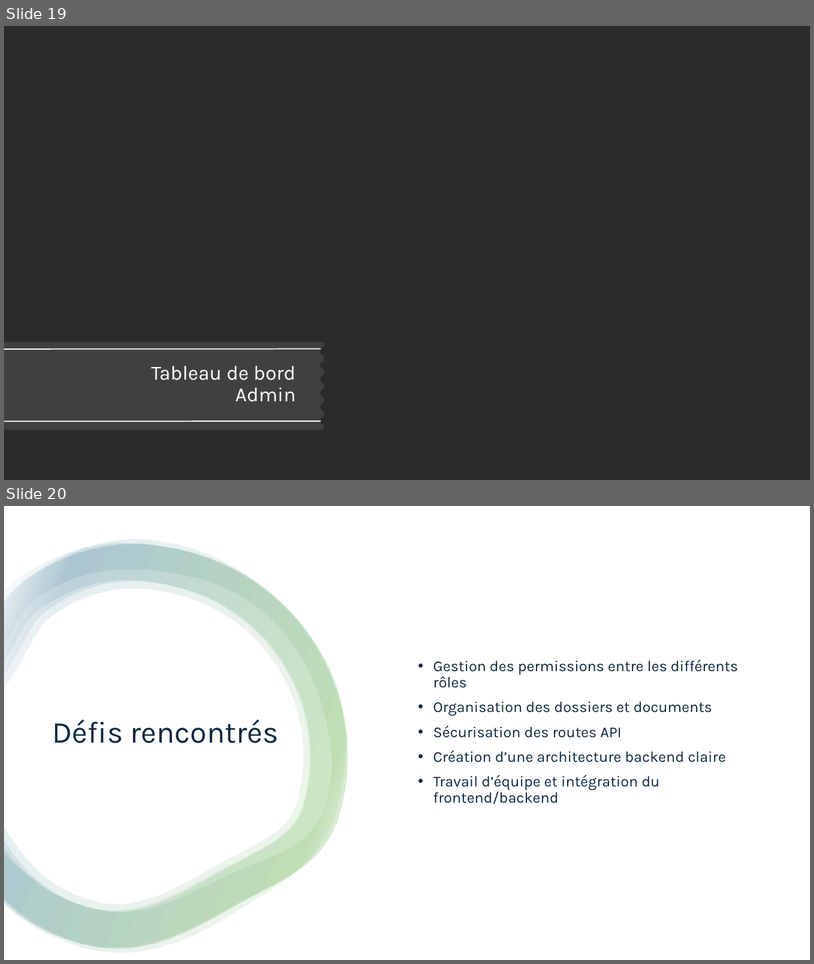
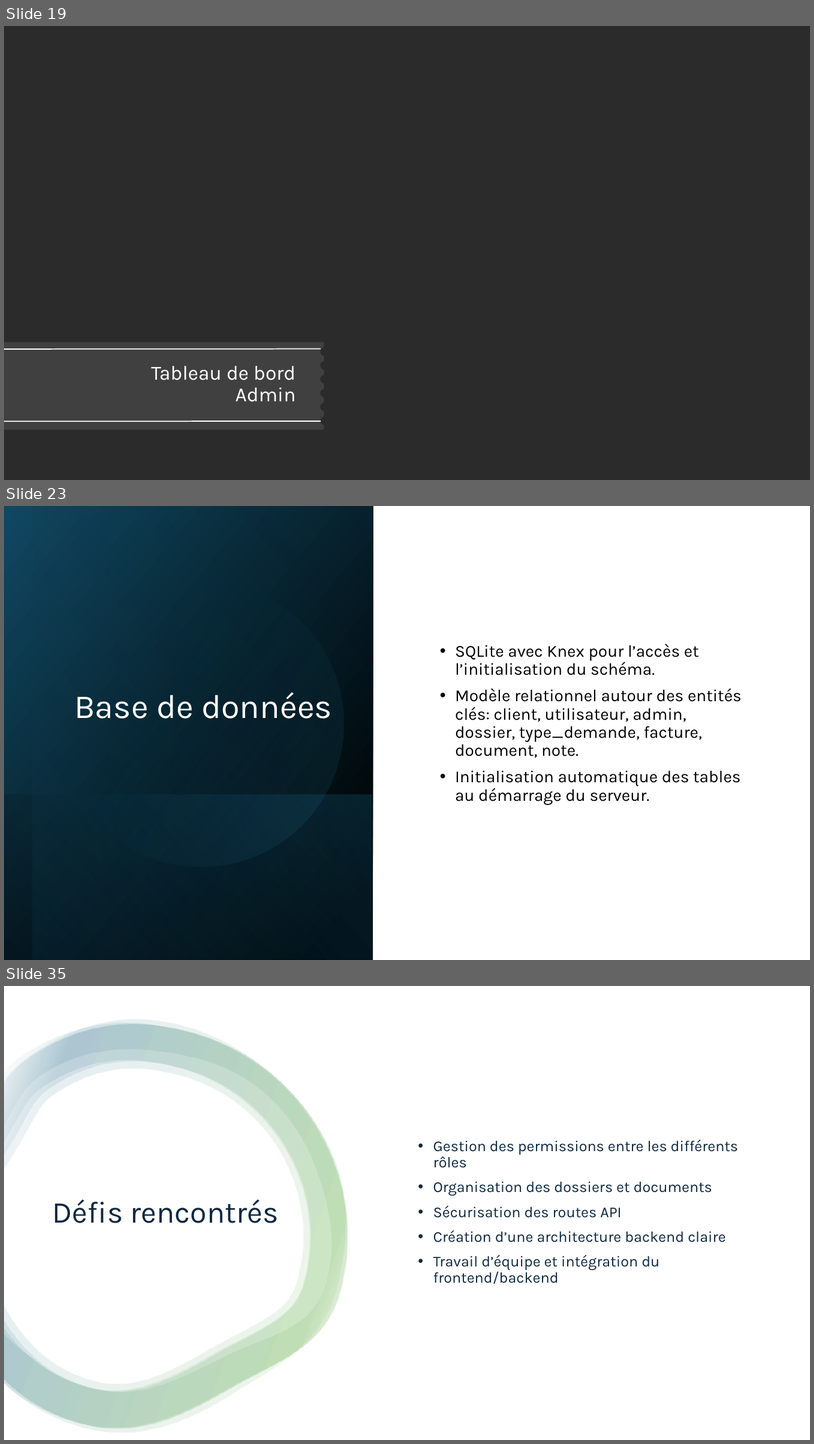
Before and after one commit to xpelletier07/Projet_Site_Immigration, a slide deck: Mandats/Mandat_3/Présentation.pptx. Shown one above the other, each under a label of ours: slides 19 and 20 before the commit, slides 19, 23 and 35 after it; the slides between them are not shown. The pictures are 814x964 and 814x1444 pixels, drawn with LibreOffice and Linux fonts; fonts in the diff are those of the drawing; background and template pictures are left out; a plain dark background stands for a picture behind light text. Boxes give left, top, right and bottom in pixels: in the first picture for what was removed or moved away, otherwise in the second. Text is boxed around its words. In the diff, an @@ line names an element or a change of style, - is before the commit and + after.

```diff
--- a/Mandats/Mandat_3/Présentation.pptx
+++ b/Mandats/Mandat_3/Présentation.pptx
@@ slide 23 added at box(4, 506, 810, 960), background #FFFFFF @@
@@ rectangle added at box(4, 506, 373, 960), fill gradient #000000 to #104862 @@
@@ rectangle added at box(33, 506, 374, 960), fill gradient #000000 to #156082 @@
@@ ellipse added at box(33, 555, 370, 892), fill gradient #156082 to #46B1E1 @@
@@ text added at box(455, 643, 742, 805), 20 pt, text #000000 @@
+• SQLite avec Knex pour l’accès et l’initialisation du schéma.
+• Modèle relationnel autour des entités clés: client, utilisateur, admin, dossier, type_demande, facture, document, note.
+• Initialisation automatique des tables au démarrage du serveur.
@@ title added at box(74, 692, 332, 718), 40 pt, text #FFFFFF @@
+Base de données
@@ rectangle added at box(4, 794, 372, 960), fill gradient #156082 to #000000 @@
@@ what was slide 20 is now slide 35 @@
```
Also in this commit, not shown: 3 slides changed, 15 other slides added.
